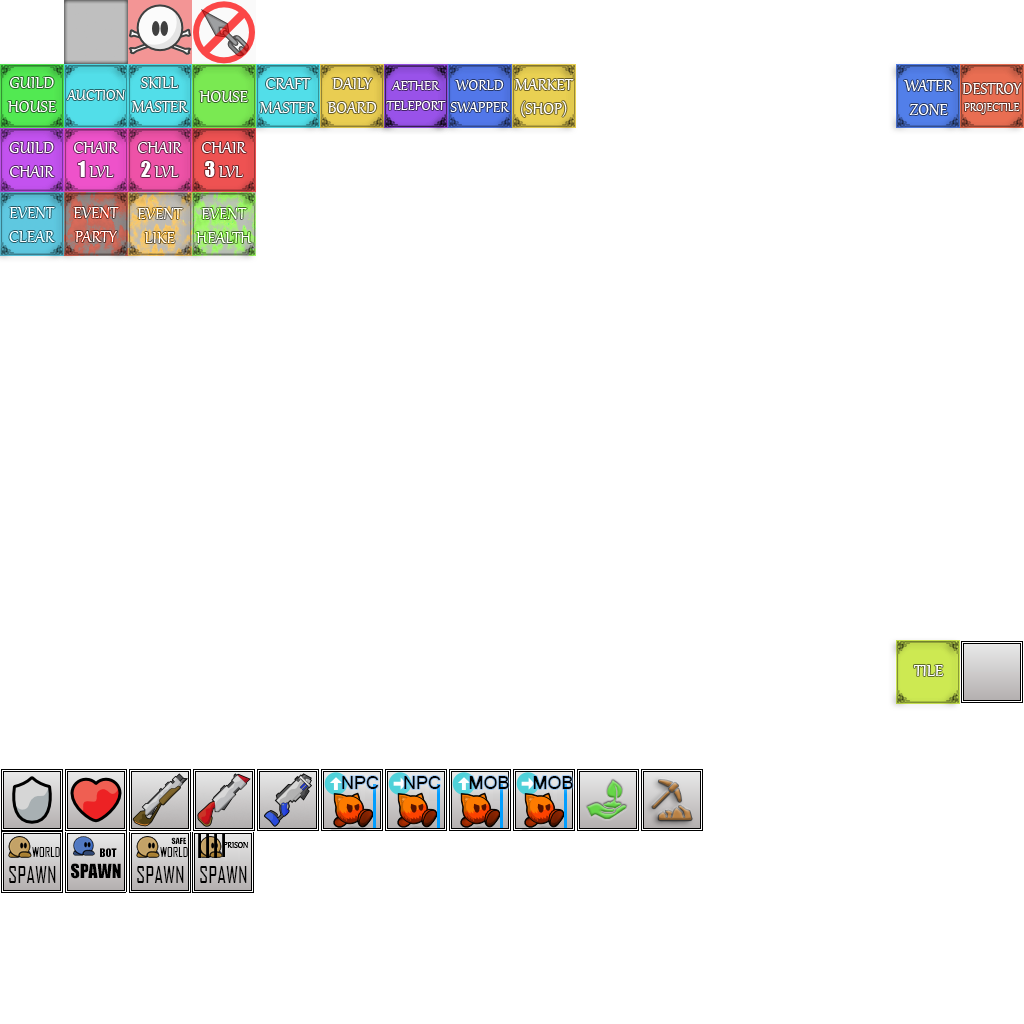
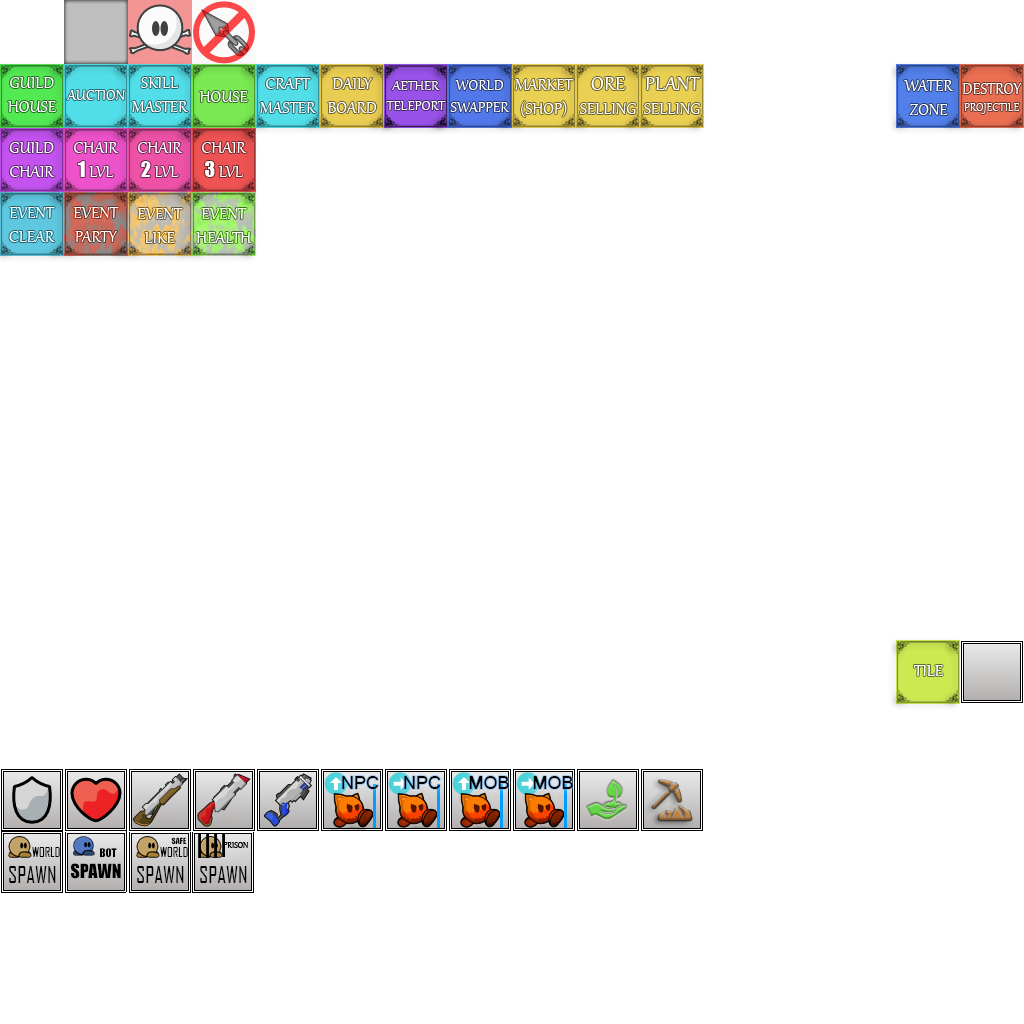
Layer changes from the first 1024px x 1024px image to the second:
added layer "ore_plant_s" above "chairs" over [570, 62, 705, 134]
